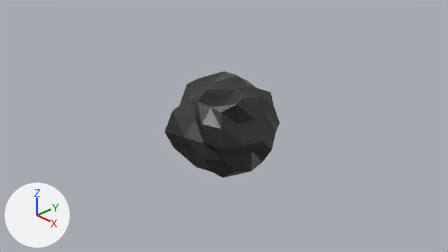
Before and after pictures for a commit that changed the Blender file Assets/Models/dave_the_rock.blend.
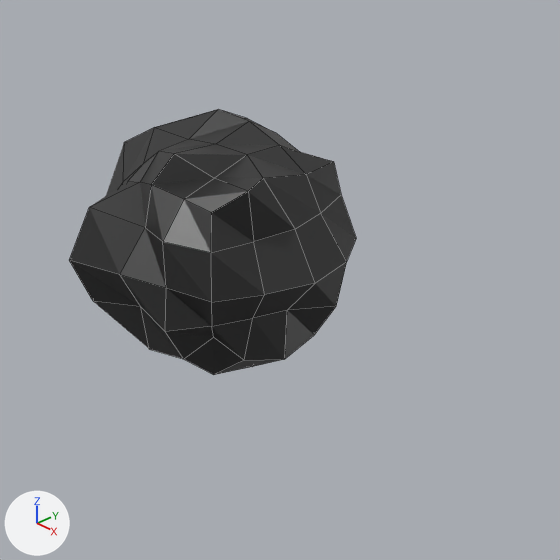
There are two pictures of each version: one from the file's camera 'Camera', one close up on the part from 31% to 81% of the width and 11% to 100% of the height. Every picture has the same lights, and +X, +Y and +Z are marked at lower left. The close-ups show mesh edges as thin lines.
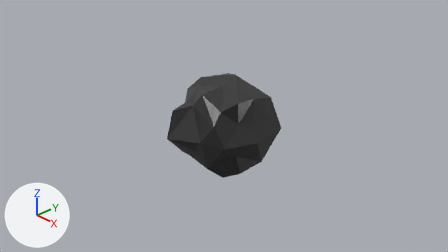
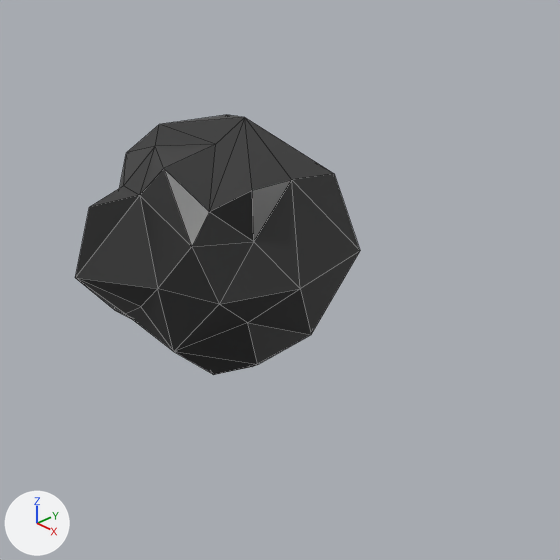
Boxes [x1, y1, x2, y2] around the edits, measured in the close-ups (560 x 560 px):
'Cube', modifiers changed
    before: [69, 109, 356, 375]
    after: [75, 115, 360, 375]

Patch to the scene script:
```diff
--- a/Assets/Models/dave_the_rock.blend.py
+++ b/Assets/Models/dave_the_rock.blend.py
@@ ob_cube @@
 ob_cube.location = (0.0, 0.0, 0.0)
+_m = ob_cube.modifiers.new('Decimate', 'DECIMATE')
+_m.ratio = 0.493
+_m = ob_cube.modifiers.new('Triangulate', 'TRIANGULATE')
```
